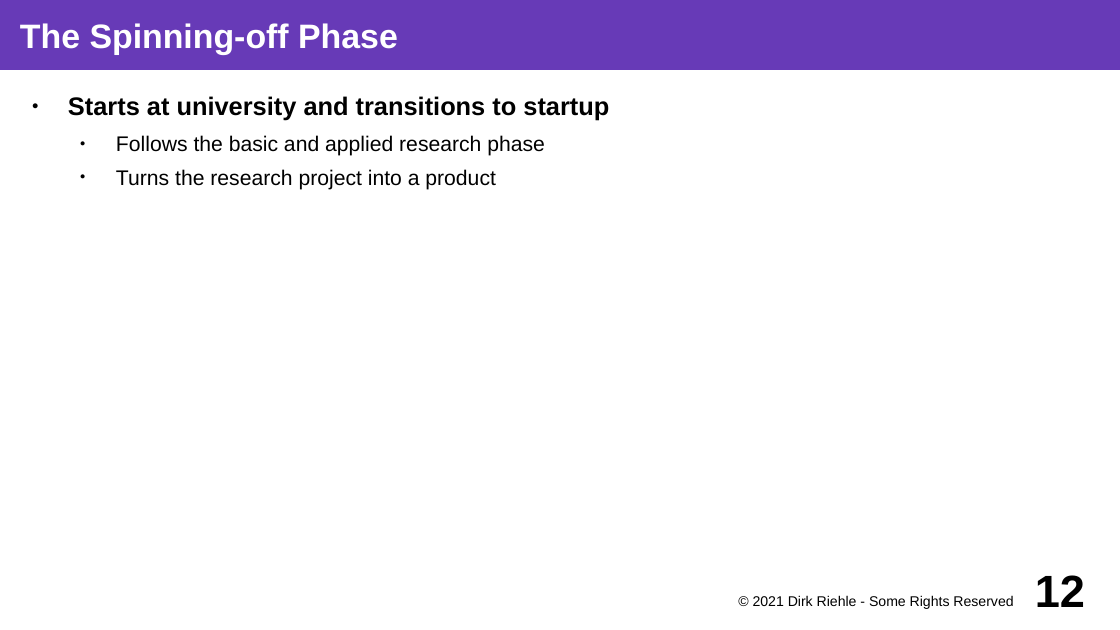
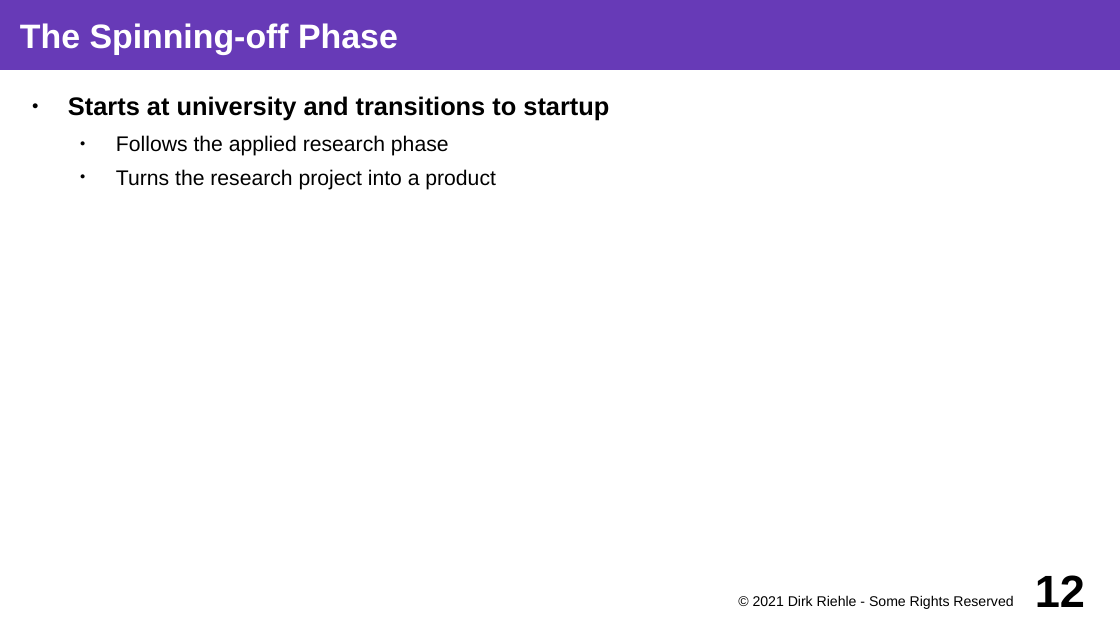
Before and after one commit to dirkriehle/coss-course, a slide deck: slide 12 of Lecture slides/COSS D03 - University Spin-offs.odp. Drawn at 1120x630 pixels with LibreOffice and Linux fonts; fonts in the diff are those of the drawing. Boxes give left, top, right and bottom in pixels: in the first picture for what was removed or moved away, otherwise in the second. Text is boxed around its words. In the diff, an @@ line names an element or a change of style, - is before the commit and + after.

```diff
--- a/Lecture slides/COSS D03 - University Spin-offs.odp
+++ b/Lecture slides/COSS D03 - University Spin-offs.odp
@@ text at <box>116,135,449,156</box>: text changed @@
-  ● Follows the basic and applied research phase
+  ● Follows the applied research phase
```
Also in this commit, not shown: 7 other slides changed, 5 other files.
